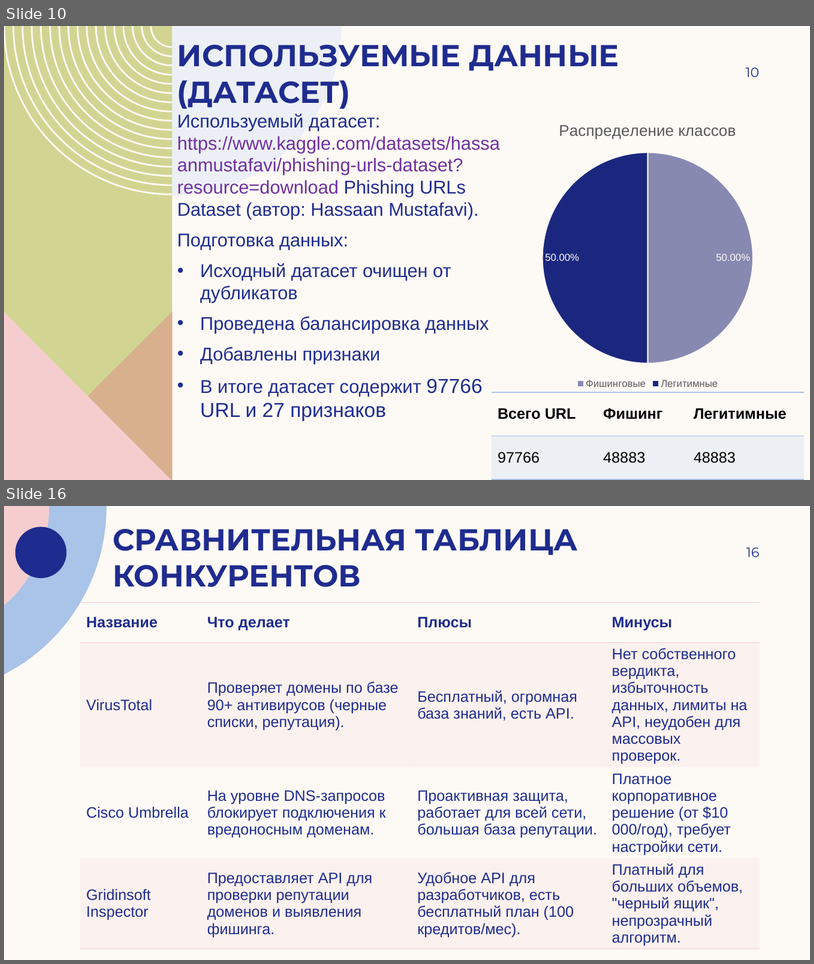
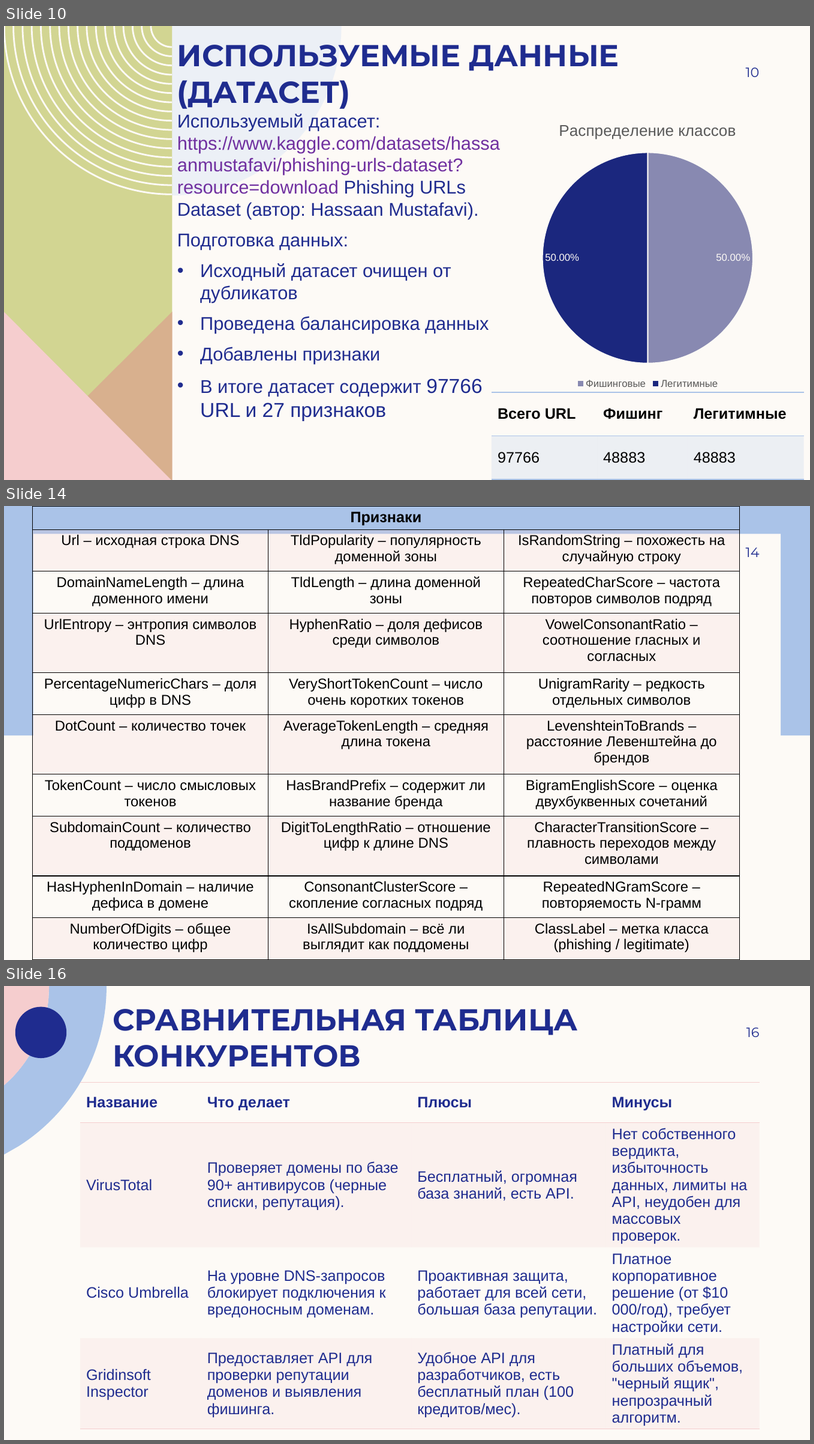
Before and after one commit to andreyilych/cs2valvesoftware, a slide deck: анализатор подозрительности доменных имен (DNS).pptx. Shown one above the other, each under a label of ours: slides 10 and 16 before the commit, slides 10, 14 and 16 after it; the slides between them are not shown. The pictures are 814x964 and 814x1444 pixels, drawn with LibreOffice and Linux fonts; fonts in the diff are those of the drawing. Boxes give left, top, right and bottom in pixels: in the first picture for what was removed or moved away, otherwise in the second. Text is boxed around its words. In the diff, an @@ line names an element or a change of style, - is before the commit and + after.

```diff
--- a/анализатор подозрительности доменных имен (DNS).pptx
+++ b/анализатор подозрительности доменных имен (DNS).pptx
@@ slide 14 added at [4, 506, 810, 960], background #FDFAF6 @@
@@ rectangle added at [4, 506, 810, 735], fill #AAC3E8 @@
@@ table added at [32, 506, 740, 960], 10 rows, 3 columns @@
+Признаки |  | 
+Url – исходная строка DNS | TldPopularity – популярность доменной зоны | IsRandomString – похожесть на случайную строку
+DomainNameLength – длина доменного имени | TldLength – длина доменной зоны | RepeatedCharScore – частота повторов символов подряд
+UrlEntropy – энтропия символов DNS | HyphenRatio – доля дефисов среди символов | VowelConsonantRatio – соотношение гласных и согласных
+PercentageNumericChars – доля цифр в DNS | VeryShortTokenCount – число очень коротких токенов | UnigramRarity – редкость отдельных символов
+DotCount – количество точек | AverageTokenLength – средняя длина токена | LevenshteinToBrands – расстояние Левенштейна до брендов
+TokenCount – число смысловых токенов | HasBrandPrefix – содержит ли название бренда | BigramEnglishScore – оценка двухбуквенных сочетаний
+SubdomainCount – количество поддоменов | DigitToLengthRatio – отношение цифр к длине DNS | CharacterTransitionScore – плавность переходов между символами
+HasHyphenInDomain – наличие дефиса в домене | ConsonantClusterScore – скопление согласных подряд | RepeatedNGramScore – повторяемость N-грамм
+NumberOfDigits – общее количество цифр | IsAllSubdomain – всё ли выглядит как поддомены | ClassLabel – метка класса (phishing / legitimate)
@@ rectangle added at [33, 534, 781, 933], fill #FDFAF6 @@
@@ page number added at [746, 547, 760, 557], 16 pt, text #1F2C8F @@
+14
```
Also in this commit, not shown: 7 slides changed, 1 slide removed.
